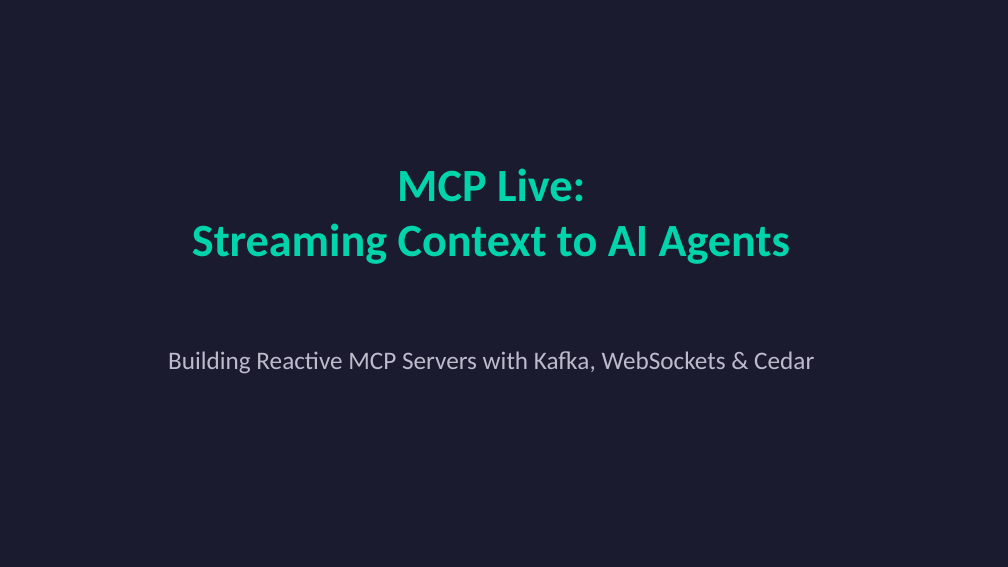
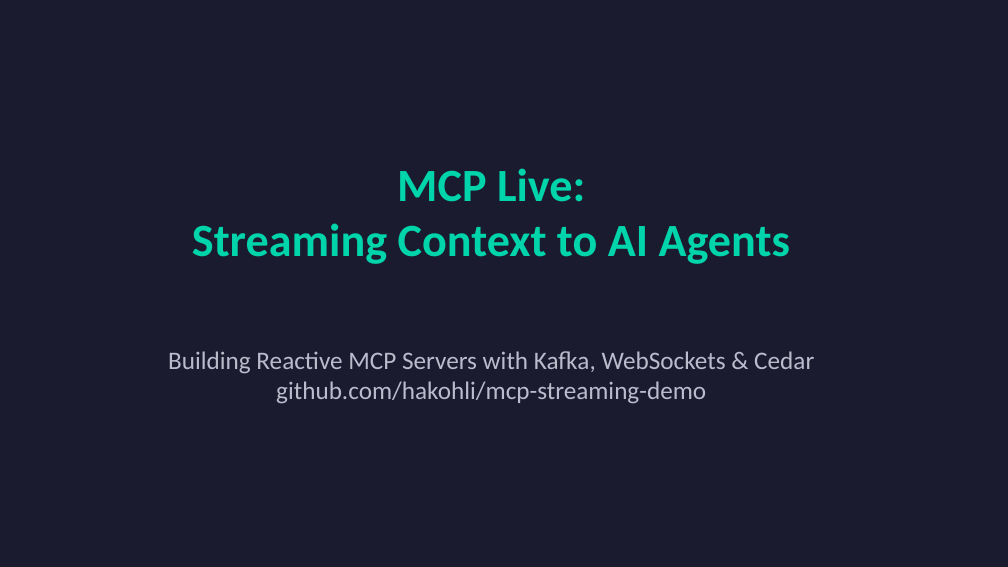
Before and after one commit to hakohli/mcp-streaming-demo, a slide deck: slide 1 of MCP_Live_Streaming_Context.pptx. Drawn at 1008x567 pixels with LibreOffice and Linux fonts; fonts in the diff are those of the drawing. Boxes give left, top, right and bottom in pixels: in the first picture for what was removed or moved away, otherwise in the second. Text is boxed around its words. In the diff, an @@ line names an element or a change of style, - is before the commit and + after.

```diff
--- a/MCP_Live_Streaming_Context.pptx
+++ b/MCP_Live_Streaming_Context.pptx
@@ text at <box>168,351,814,404</box>: text changed @@
-Building Reactive MCP Servers with Kafka, WebSockets & Cedar
+Building Reactive MCP Servers with Kafka, WebSockets & Cedar
+github.com/hakohli/mcp-streaming-demo
```
Also in this commit, not shown: 2 other slides changed, 1 other file.
